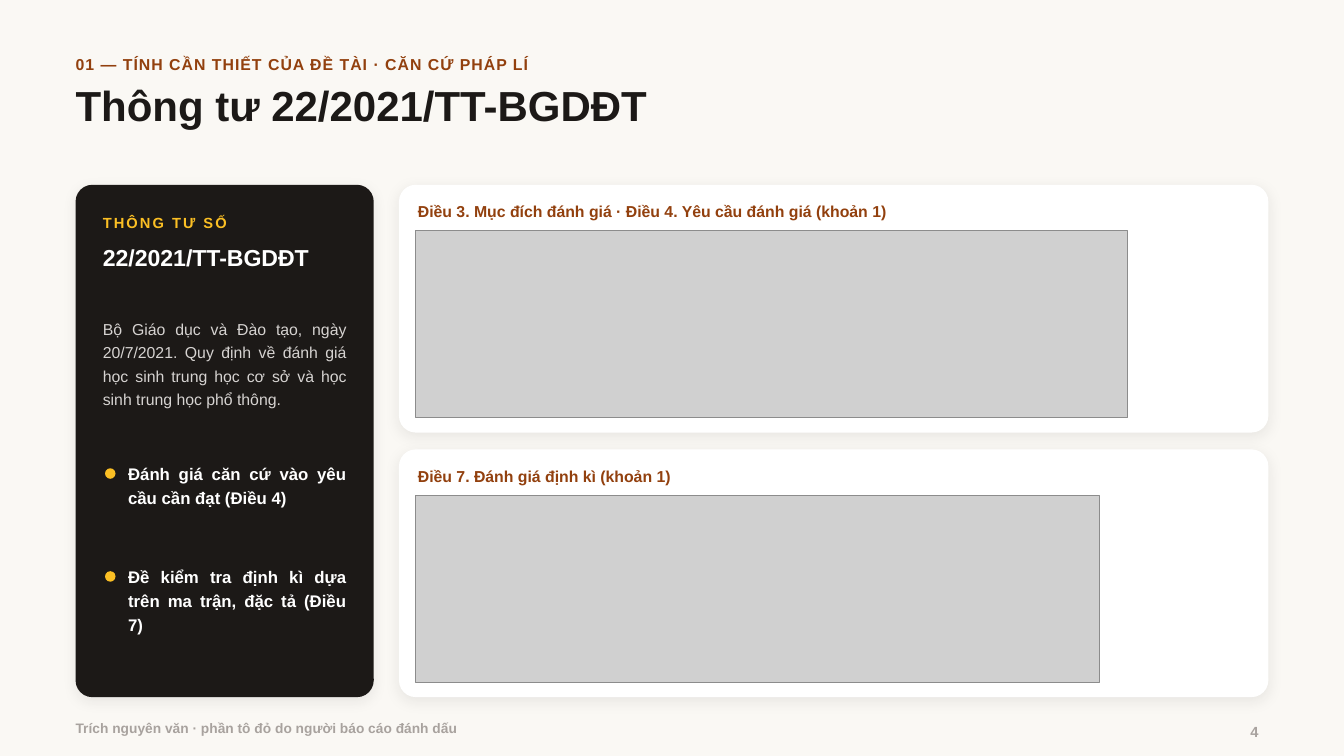
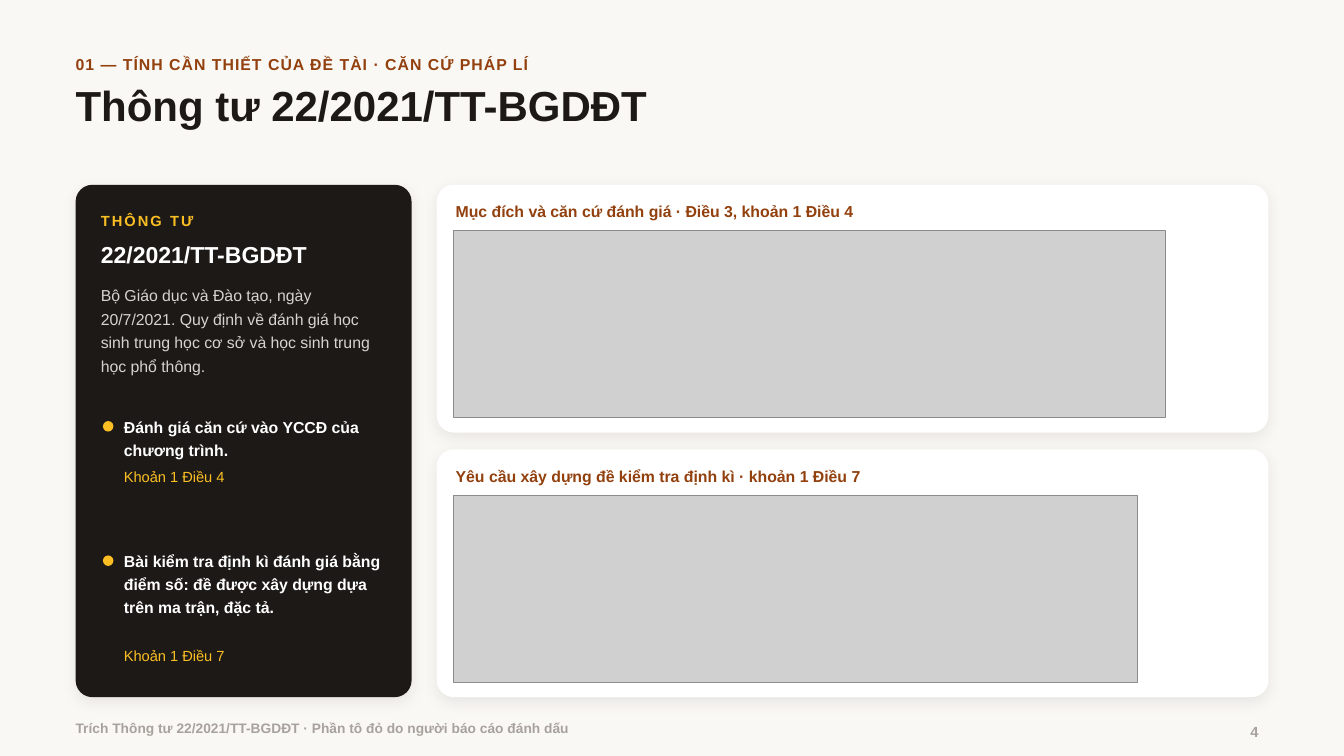
Before and after one commit to hoaihuy2609/kltn, a slide deck: slide 4 of tai-ve/Bao_cao_de_cuong.pptx. Drawn at 1344x756 pixels with LibreOffice and Linux fonts; fonts in the diff are those of the drawing; grey boxes stand for pictures; background and template pictures are left out. Boxes give left, top, right and bottom in pixels: in the first picture for what was removed or moved away, otherwise in the second. Text is boxed around its words. In the diff, an @@ line names an element or a change of style, - is before the commit and + after.

```diff
--- a/tai-ve/Bao_cao_de_cuong.pptx
+++ b/tai-ve/Bao_cao_de_cuong.pptx
@@ rounded rectangle: place and size @@
-rounded rectangle at [76,185,374,697]
+rounded rectangle at [76,185,411,697]
@@ rounded rectangle at [76,185,411,697]: proportions changed @@
@@ rounded rectangle: place and size @@
-rounded rectangle at [399,185,1268,433]
+rounded rectangle at [437,185,1268,433]
@@ text at [456,204,853,221]: text changed @@
-Điều 3. Mục đích đánh giá · Điều 4. Yêu cầu đánh giá (khoản 1)
+Mục đích và căn cứ đánh giá · Điều 3, khoản 1 Điều 4
@@ text "22/2021/TT-BGDĐT" at [101,246,307,264]: line spacing 1.07 to 1.11 @@
@@ text at [101,214,193,226]: text changed @@
-THÔNG TƯ SỐ
+THÔNG TƯ
@@ picture: place and size @@
-picture at [415,231,1127,417]
+picture at [454,231,1166,417]
@@ text "Bộ Giáo dục và Đào ...": place and size @@
-text "Bộ Giáo dục và Đào ..." at [103,323,346,409]
+text "Bộ Giáo dục và Đào ..." at [101,289,370,376]
@@ text "Bộ Giáo dục và Đào ..." at [101,289,370,376]: alignment justified to left @@
@@ ellipse: place and size @@
-ellipse at [105,469,115,479]
+ellipse at [103,421,113,432]
@@ text at [124,421,359,460]: text changed; size 12 to 11.3 pt @@
-Đánh giá căn cứ vào yêu cầu cần đạt (Điều 4)
+Đánh giá căn cứ vào YCCĐ của chương trình.
@@ text added at [124,470,224,482], 10.5 pt, text #FBBF24 @@
+Khoản 1 Điều 4
@@ rounded rectangle: place and size @@
-rounded rectangle at [399,450,1268,698]
+rounded rectangle at [437,450,1268,698]
@@ text at [456,469,861,486]: text changed @@
-Điều 7. Đánh giá định kì (khoản 1)
+Yêu cầu xây dựng đề kiểm tra định kì · khoản 1 Điều 7
@@ picture: place and size @@
-picture at [415,496,1099,683]
+picture at [454,496,1137,683]
@@ ellipse: place and size @@
-ellipse at [105,572,115,582]
+ellipse at [103,556,113,566]
@@ text at [124,554,380,616]: text changed; size 12 to 11.3 pt @@
-Đề kiểm tra định kì dựa trên ma trận, đặc tả (Điều 7)
+Bài kiểm tra định kì đánh giá bằng điểm số: đề được xây dựng dựa trên ma trận, đặc tả.
@@ text added at [124,649,224,661], 10.5 pt, text #FBBF24 @@
+Khoản 1 Điều 7
@@ text at [76,722,568,736]: text changed @@
-Trích nguyên văn · phần tô đỏ do người báo cáo đánh dấu
+Trích Thông tư 22/2021/TT-BGDĐT · Phần tô đỏ do người báo cáo đánh dấu
```
Also in this commit, not shown: 1 other slide changed, 4 other files.
